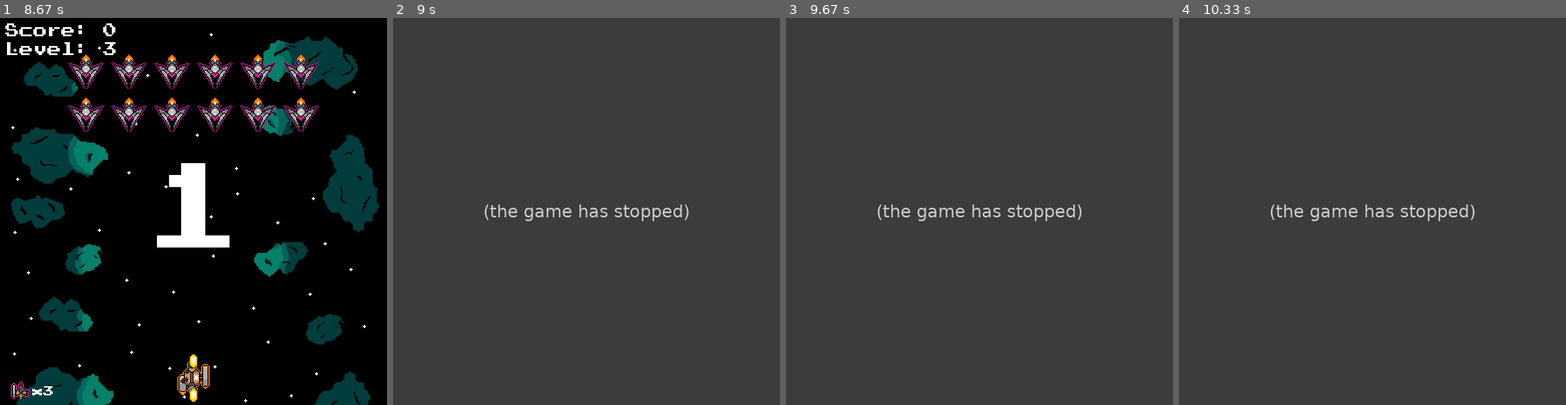
Above: before the commit, frames 1-4 (left to right).
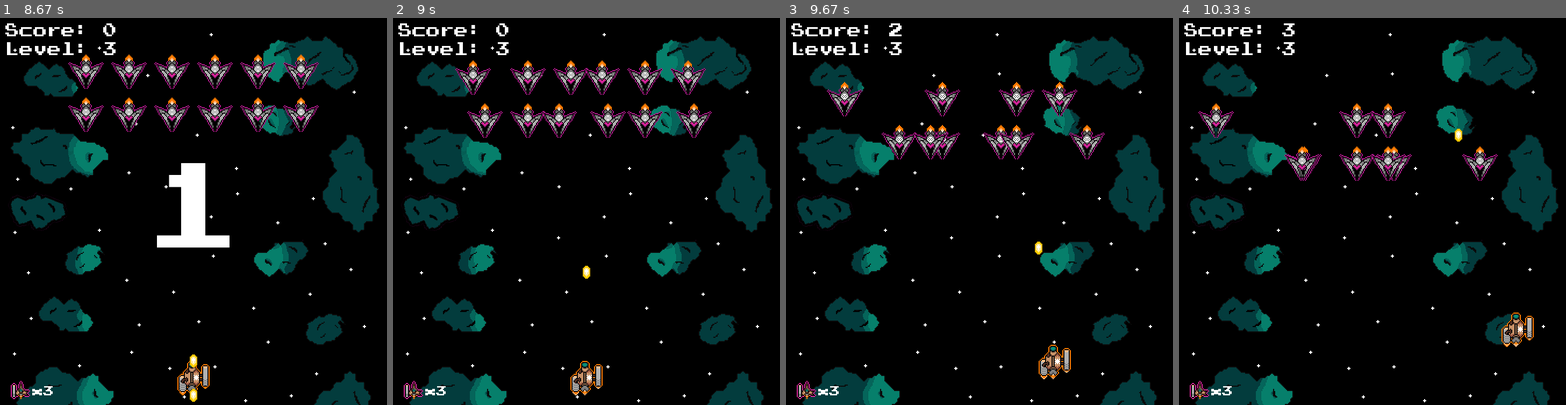
Above: after the commit, the same moments.

Repository: software-engineering-game/pygame-game
Game: pygame game, started from main.py
Same seed, same stepped clock (60 frames per second), same inputs: the game is played once before the commit and once after it.
Inputs:
- Up to frame 1 (8.67 s): tap Enter at 0.33, 1.67, 5.8 s; tap Space at 0.67, 1.88, 6 s; tap T at 1, 3.32 s; type "ann" at 1.33 s; hold Up 3.65-4.12 s; hold Down 4.2-4.5 s; hold Up 4.53-4.9 s; hold Down 4.93-5.3 s; hold Up 5.33-5.63 s; type "a" at 5.67 s
- Up to frame 2 (9 s): no input
- Up to frame 3 (9.67 s): hold Right 9.07-9.53 s; tap Space at 9.13, 9.43, 9.63 s; hold Up from 9.57 s (still down)
- Up to frame 4 (10.33 s): release Up at 9.87 s; hold Right from 9.9 s (still down); tap Space at 9.97, 10.27 s

Frame 1 is identical in both runs. In frame 2, 100% of the frame differs, in the area x 0-100%, y 0-100%; in frame 3, 100%; in frame 4, 100%.
Error before the commit: TypeError: Bullet.update() missing 2 required positional arguments: 'dt' and 'bullet_group' ...; the game stopped at 8.82 s (later frames are placeholders)

Commit message:
Update game_state.py

Diff:
--- a/states/game_state.py
+++ b/states/game_state.py
@@ -229,8 +229,10 @@
 
         # Enemy auto-fire logic for basic enemies
         for enemy in self.enemy_ships:
-            if isinstance(enemy, entities.Basic_Enemy):
+            if isinstance(enemy, entities.Basic_Enemy) or isinstance(enemy, entities.Bomber_Enemy):
                 enemy.shoot_cooldown -= dt
+                if isinstance(enemy, entities.Bomber_Enemy):
+                    enemy.shoot_time -= dt
                 if enemy.shoot_cooldown <= 0 and not enemy.can_shoot:
                     enemy.can_shoot = True
 
@@ -250,8 +252,8 @@
             self.player.shoot(self.ally_bullets)
 
         # Update bullets
-        self.ally_bullets.update()
-        self.enemy_bullets.update()
+        self.ally_bullets.update(dt, self.ally_bullets)
+        self.enemy_bullets.update(dt, self.enemy_bullets)
 
         # Checks if ally_bullet hit an enemy_ship
         collisions = pygame.sprite.groupcollide(
